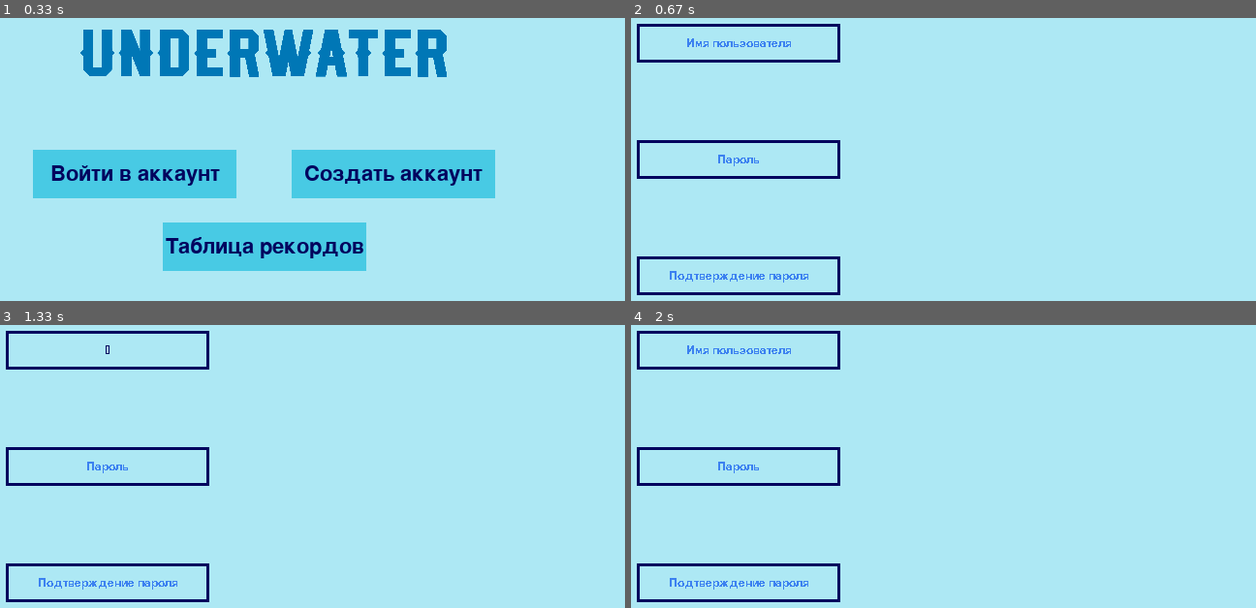
Above: before the commit, frames 1-4 (two rows, left to right).
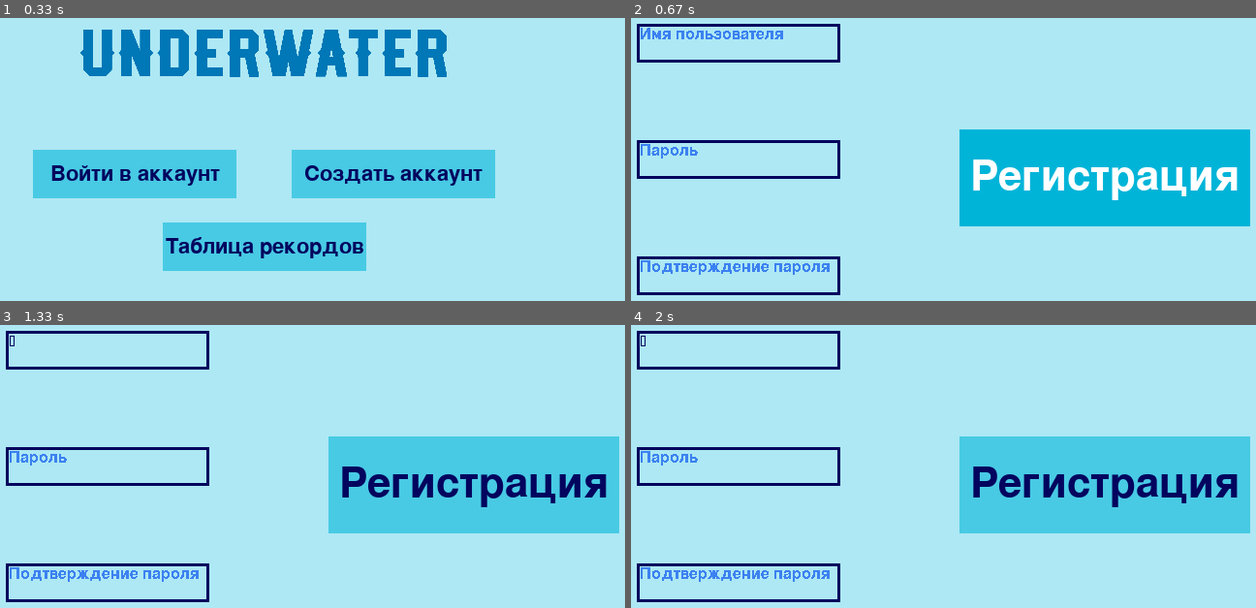
Above: after the commit, the same moments.

Repository: RaZe31-cs/pygameYandex
Game: pygame game, started from start_window.py
Two runs of this game, one before a commit and one after it. Both use one fixed random seed, a clock stepped at 60 frames per second and the inputs below.
Inputs (mouse positions are in pixels of both pictures, inside the frame that each line leads up to):
- Up to frame 1 (0.33 s): no input
- Up to frame 2 (0.67 s): click "Создать аккаунт" at 0.38 s
- Up to frame 3 (1.33 s): click "Имя пользователя" at 0.72 s; tap Enter at 1 s
- Up to frame 4 (2 s): click (1106, 486) at 1.38 s, where only the run after the commit has a clickable "Регистрация"; click (outside the picture) at 1.72 s

Frame 1 is identical in both runs. In frame 2, 17% of the frame differs, in the area x 1-100%, y 3-94%; in frame 3, 17%; in frame 4, 17%.

Commit message:
Добавлено окно регистрации, но пока что ввод плохо работает

Diff:
--- a/start_window.py
+++ b/start_window.py
@@ -1,12 +1,15 @@
 import os.path
+import sqlite3
+
 import pygame
 
-
+con = sqlite3.connect(os.path.join('data', 'UnderWater.sqlite'))
 class InputLine:
-    def __init__(self, x: int, y: int, width: int, height: int, text_bg: str):
+    def __init__(self, x: int, y: int, width: int, height: int, text_bg: str, password=False):
         self.rect = pygame.rect.Rect(x, y, width, height)
-
-        self.font = pygame.font.Font(None, height // 6 * 3)
+        self.password = password
+
+        self.font = pygame.font.Font(None, height // 6 * 4)
         self.text = text_bg
         self.user_input = ''
 
@@ -14,36 +17,29 @@
 
     def draw(self, screen: pygame.surface.Surface):
         pygame.draw.rect(screen, '#03045e', self.rect, width=3)
-        if not self.enter:
+        if not self.enter and self.user_input == '':
             self.inp_text = self.font.render(self.text, False, '#3c81f0')
+        elif self.password and self.user_input != '':
+            self.inp_text = self.font.render(len(self.user_input) * '*', False, '#03045e')
         else:
             self.inp_text = self.font.render(self.user_input, False, '#03045e')
         self.text_rect = self.inp_text.get_rect(center=self.rect.center)
 
         """
         Ниже стирается старый текст путем наложение такого же текста, цветом заднего фона
-        ДОДЕЛАТЬ
-        !
-        !
-        !
-        !
-        !
         """
-        text1 = self.font.render(self.text, False, '#ade8f4')
-        text2 = self.font.render(self.user_input, False, '#ade8f4')
-        text1_rect = text1.get_rect(center=self.rect.center)
-        text2_rect = text2.get_rect(center=self.rect.center)
-        screen.blit(text1, text1_rect)
-        screen.blit(text2, text2_rect)
-        """
-        !
-        !
-        !
-        !
-        ДОДЕЛАТЬ
-        """
-
-        screen.blit(self.inp_text, self.text_rect)
+
+        screen2 = pygame.surface.Surface((self.rect[2] - 6, self.rect[3] - 6))
+        screen2.fill('#ade8f4')
+        # text1 = self.font.render(self.text, False, '#ade8f4')
+        # text2 = self.font.render(self.user_input[:-1], False, '#ade8f4')
+        # text1_rect = text1.get_rect(center=self.rect.center)
+        # text2_rect = text2.get_rect(center=self.rect.center)
+        # screen.blit(text1, text1_rect)
+        # screen.blit(text2, text2_rect)
+
+        screen.blit(screen2, (self.rect[0] + 3, self.rect[1] + 3))
+        screen.blit(self.inp_text, (self.rect[0] + 3, self.rect[1] + 3))
 
     def is_clicked(self):
         mouse = pygame.mouse.get_pos()
@@ -53,8 +49,15 @@
         return False
 
     def input(self, event):
-        if self.enter:
-            self.user_input += chr(event.key)
+        try:
+            if self.enter:
+                if event.key != pygame.K_BACKSPACE:
+                    if len(self.user_input) < 15:
+                        self.user_input += chr(event.key)
+                else:
+                    self.user_input = self.user_input[:-1]
+        except Exception:
+            pass
 
 
 class Button:
@@ -161,15 +164,50 @@
         inp_proof_password_x, inp_proof_password_y = self.size[0] / 6, self.size[1] / 10 * 6
 
         self.user_name = InputLine(inp_user_name_x, inp_user_name_y, inp_width, inp_height, 'Имя пользователя')
-        self.password = InputLine(inp_password_x, inp_password_y, inp_width, inp_height, 'Пароль')
+        self.password = InputLine(inp_password_x, inp_password_y, inp_width, inp_height, 'Пароль', password=True)
         self.proof_password = InputLine(inp_proof_password_x, inp_proof_password_y, inp_width, inp_height,
-                                        'Подтверждение пароля')
+                                        'Подтверждение пароля', password=True)
+
+        btn_width, btn_height = 300, 100
+        btn_x, btn_y = self.size[0] / 6 * 3.5, self.size[1] / 6 * 2.3
+        normal_bg, hovered_bg = '#48cae4', '#00b4d8'
+        normal_text, hovered_text = '#03045e', '#ffffff'
+
+        self.btn_reg = Button(btn_x, btn_y, btn_width, btn_height, 'Регистрация', normal_bg, hovered_bg,
+                              normal_text, hovered_text)
 
         self.inp_group = (self.user_name, self.password, self.proof_password)
 
     def draw(self):
         for i in self.inp_group:
             i.draw(self.screen)
+        self.btn_reg.draw(self.screen)
+
+    def reg(self):
+        username = self.user_name.user_input
+        password = self.password.user_input
+        proof_password = self.proof_password.user_input
+        if username == '' or password == '' or proof_password == '':
+            """
+            Вывод текста "Поля заполнены не корректно"
+            """
+        elif password != proof_password:
+            """
+            Вывод текста "Не совпадают пароли"
+            """
+        elif len(username) < 4:
+            """
+            Вывод текста "Имя слишком короткое, минимум 4 символа"
+            """
+        elif len(password) < 8:
+            """
+            Вывод текста "Пароль слишком короткий, минимум 8 символов"
+            """
+        else:
+            self.add_bd(username, password, proof_password)
+
+    def add_bd(self, username, password, proof_password):
+        print(username, password, proof_password)
 
 
 class RecordsWindow(BaseWindow):
@@ -199,19 +237,22 @@
                     elif current_window.btn_records.is_clicked():
                         current_window = RecordsWindow()
                 elif isinstance(current_window, RegistrationWindow):
+                    if current_window.btn_reg.is_clicked():
+                        current_window.reg()
                     for input_line in current_window.inp_group:
                         if input_line.is_clicked():
                             input_line.enter = True
-                            print('нажата')
+                            for i in current_window.inp_group:
+                                if i != input_line:
+                                    i.enter = False
                             break
                     else:
                         for input_line in current_window.inp_group:
                             input_line.enter = False
-                            print('все сброшены')
             elif event.type == pygame.KEYDOWN:
                 if isinstance(current_window, RegistrationWindow):
                     for input_line in current_window.inp_group:
-                        if input_line.enter == True:
+                        if input_line.enter is True:
                             input_line.input(event)
 
         current_window.draw()
Binary file added: data/UnderWater.sqlite
